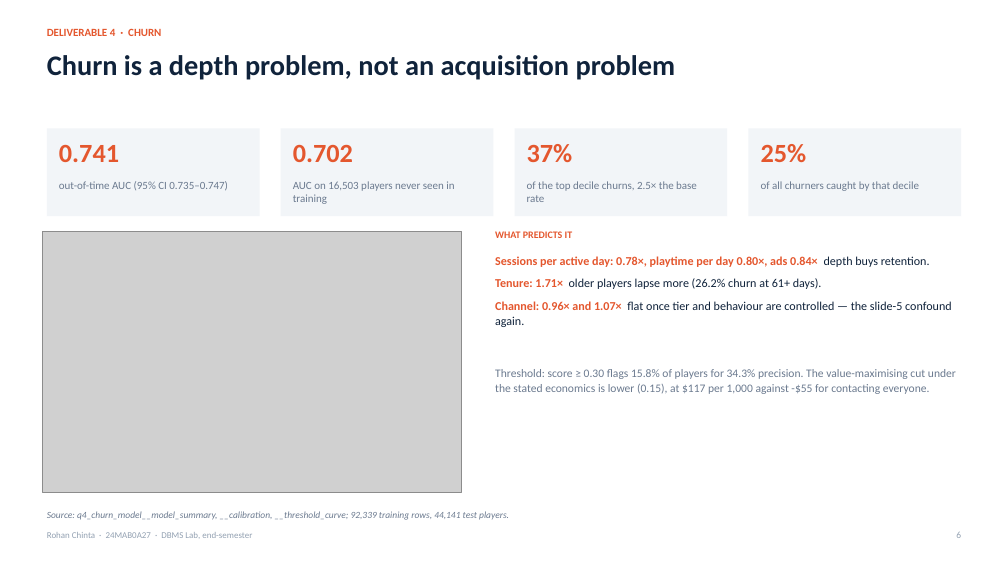
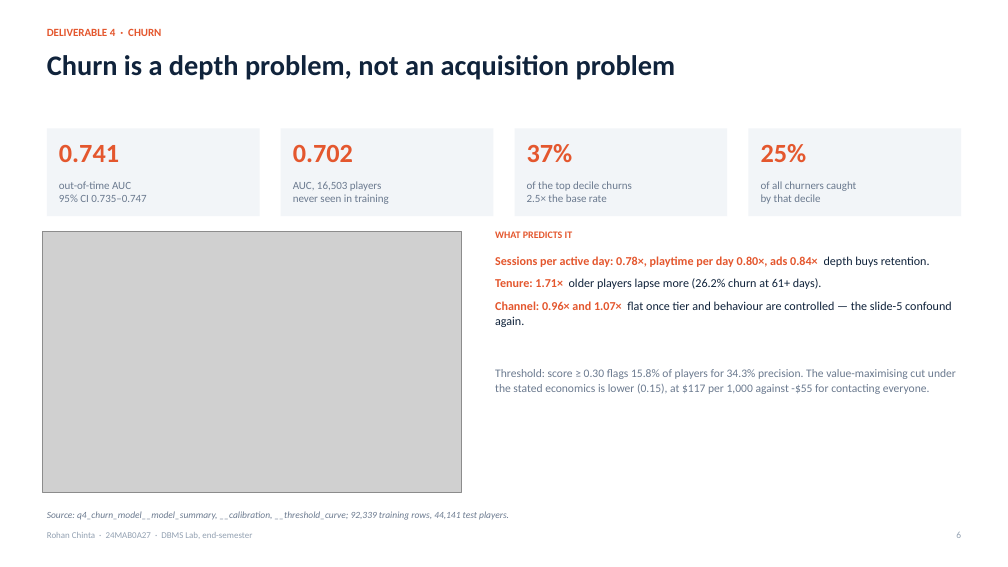
Before and after one commit to iistargazer/DBMS-Lab-Endsem-Assignment, a slide deck: slide 6 of deck/DBMS_EndSem_Deck.pptx. Drawn at 1008x567 pixels with LibreOffice and Linux fonts; fonts in the diff are those of the drawing; grey boxes stand for pictures. Boxes give left, top, right and bottom in pixels: in the first picture for what was removed or moved away, otherwise in the second. Text is boxed around its words. In the diff, an @@ line names an element or a change of style, - is before the commit and + after.

```diff
--- a/deck/DBMS_EndSem_Deck.pptx
+++ b/deck/DBMS_EndSem_Deck.pptx
@@ text at [59, 181, 146, 202]: text changed @@
-out-of-time AUC (95% CI 0.735–0.747)
+out-of-time AUC
+95% CI 0.735–0.747
@@ text at [293, 181, 389, 204]: text changed @@
-AUC on 16,503 players never seen in training
+AUC, 16,503 players
+never seen in training
@@ text at [527, 181, 632, 202]: text changed @@
-of the top decile churns, 2.5× the base rate
+of the top decile churns
+2.5× the base rate
@@ text at [761, 181, 856, 204]: text changed @@
-of all churners caught by that decile
+of all churners caught
+by that decile
```
Also in this commit, not shown: 1 other slide changed, 5 other files.
